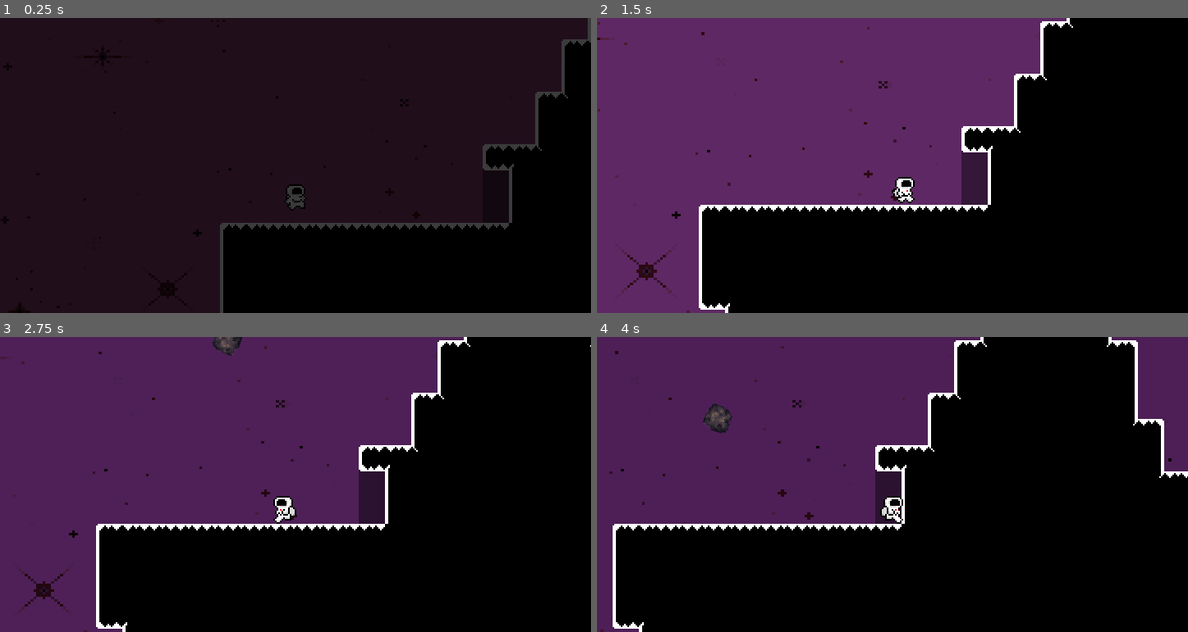
Above: before the commit, frames 1-4 (two rows, left to right).
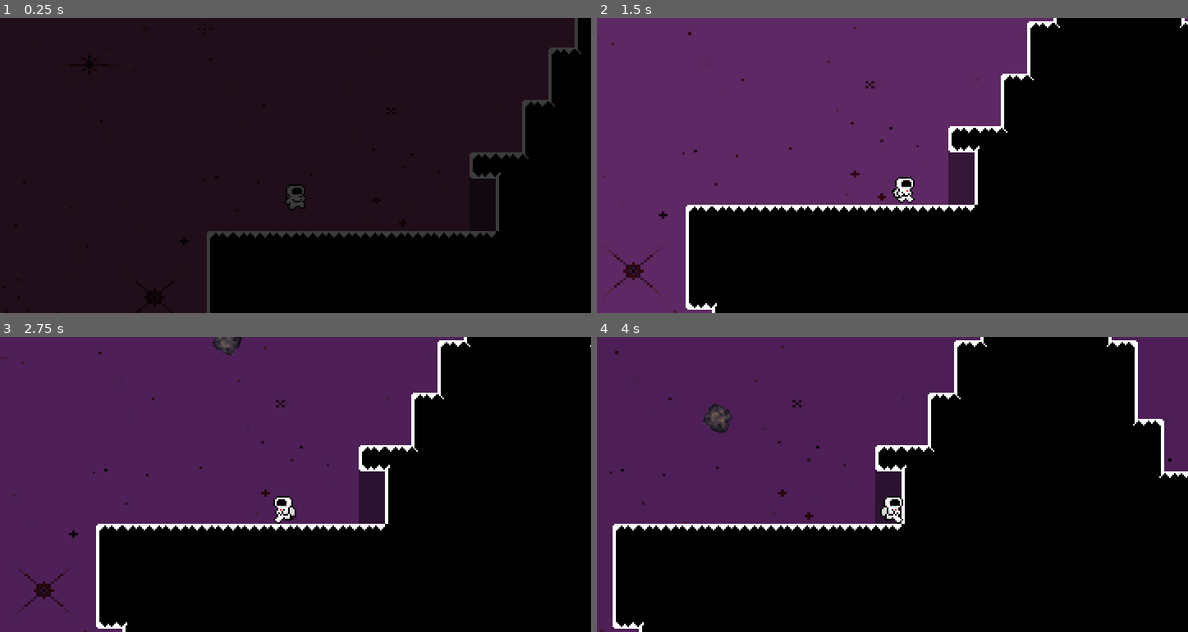
Above: after the commit, the same moments.

Repository: BenjaminZrakic/Astroventure
Game: Godot game, scene res://Scenes/Levels/mercury.tscn
Two runs of this game, one before a commit and one after it. Both use one fixed random seed, a clock stepped at 60 frames per second and the inputs below. This scene is started directly instead of the project's main scene.
Inputs:
- Up to frame 1 (0.25 s): no input
- Up to frame 2 (1.5 s): tap Enter (ui_accept) at 0.5, 0.77 s; hold Right (ui_right) from 0.53 s (still down)
- Up to frame 3 (2.75 s): tap Enter (ui_accept) at 1.52 s; release Right (ui_right) at 2.03 s; hold Left (ui_left) from 2.03 s (still down)
- Up to frame 4 (4 s): release Left (ui_left) at 2.78 s; hold Right (ui_right) from 2.78 s (still down); tap Enter (ui_accept) at 3.02, 3.77 s

The runs differ from the first frame. In frame 1, 4.8% of the frame differs, in the area x 3-100%, y 0-100%; in frame 2, 4.6%; in frame 3, less than 0.1%; in frame 4, less than 0.1%.

Commit message:
mercury bug fix

Diff:
--- a/Scenes/Level Assets/Asteroids/asteroid.gd
+++ b/Scenes/Level Assets/Asteroids/asteroid.gd
@@ -34,7 +34,5 @@
 	var screen_size = get_viewport_rect().size
 
 func _on_body_entered(body):
-	if body.is_in_group("Player"):
-		get_tree().reload_current_scene()
 	if body.is_in_group("MercurySurface"):
 		global_position = start_position
--- a/Scenes/Level Assets/SafeZones/sigurna_zona.gd
+++ b/Scenes/Level Assets/SafeZones/sigurna_zona.gd
@@ -1,21 +1,12 @@
 extends Area2D
 
 @export var playerSafe = false
-# Called when the node enters the scene tree for the first time.
-func _ready():
-	pass # Replace with function body.
-
-
-# Called every frame. 'delta' is the elapsed time since the previous frame.
-func _process(delta):
-	pass
 
 func _on_body_entered(body):
 	if body.is_in_group("Player"):
 		playerSafe = true
 		print("player safe")
 
-
 func _on_body_exited(body):
 	if body.is_in_group("Player"):
 		playerSafe = false
--- a/Scenes/Levels/daynightcycle.gd
+++ b/Scenes/Levels/daynightcycle.gd
@@ -9,7 +9,7 @@
 
 var time:float = 0.0
 var past_minute:float = -1.0
-
+var safe:bool = false
 
 
 @export var gradient:GradientTexture1D
@@ -32,6 +32,8 @@
 	self.color = gradient.gradient.sample(value)
 	_recalculate_time()
 
+#func _set_safe():
+
 
 func _recalculate_time():
 	var total_minutes = int(time / INGAME_TO_REAL_MINUTE)
--- a/Scenes/Levels/mercury.tscn
+++ b/Scenes/Levels/mercury.tscn
@@ -16,7 +16,7 @@
 [node name="Mercury" instance=ExtResource("1_ocyqg")]
 
 [node name="Player" parent="." index="1"]
-position = Vector2(-50, 159)
+position = Vector2(-42, 154)
 movement_data = ExtResource("2_k6tkx")
 world_boundary_active = true
 
@@ -178,11 +178,11 @@
 texture = ExtResource("9_pxyhu")
 metadata/_edit_use_anchors_ = true
 
-[node name="CanvasModulate" type="CanvasModulate" parent="CanvasLayer3" index="1"]
+[node name="DayNightCycle" type="CanvasModulate" parent="CanvasLayer3" index="1"]
 position = Vector2(90, 54)
 color = Color(0.603922, 0.819608, 1, 1)
 script = ExtResource("10_avtf7")
 gradient = ExtResource("11_xdaev")
 INITIAL_HOUR = 18
 
-[connection signal="sun_kill" from="CanvasLayer3/CanvasModulate" to="Player" method="respawn"]
+[connection signal="sun_kill" from="CanvasLayer3/DayNightCycle" to="Player" method="respawn"]
--- a/Scenes/Player/player_antigrav_v2.gd
+++ b/Scenes/Player/player_antigrav_v2.gd
@@ -191,7 +191,7 @@
 		#print("I'm dead oh no")
 		velocity = Vector2.ZERO
 		animated_sprite.play_backwards("respawn")
-		animated_sprite.position.y += 1
+		#animated_sprite.position.y += 1
 		await animated_sprite.animation_finished
 		if CheckpointGravityDirection == GravityDirections.DOWN:
 			set_gravity_down()
@@ -205,7 +205,7 @@
 		await camera_2d.global_position == global_position
 		animated_sprite.play("respawn")
 		await animated_sprite.animation_finished
-		animated_sprite.position.y-=1
+		#animated_sprite.position.y-=1
 		playerDead = false
 		animated_sprite.play("idle")
 
